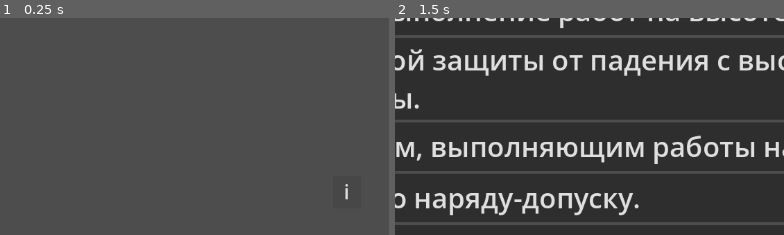
Above: before the commit, frames 1-2 (left to right).
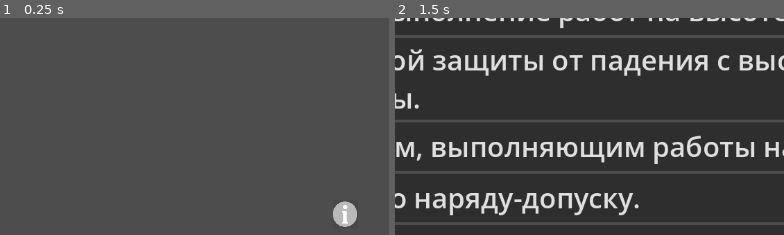
Above: after the commit, the same moments.

Repository: MV1312/labor_protection
Game: Godot game, scene res://scenes/main.tscn
The game is run twice, just before and just after one commit, with the same random seed, the same clock (stepped at 60 frames per second) and the same inputs.
Inputs:
- Up to frame 1 (0.25 s): no input
- Up to frame 2 (1.5 s): click "II гр." at 0.5 s; tap Enter at 1.25 s
The pictures show only the part of the screen within x 50-100%, y 48-98%; the shares and areas given below are measured in that part.

The runs differ from the first frame. In frame 1, 0.6% of the frame differs, in the area x 85-92%, y 76-97%; in frame 2, nothing differs.

Commit message:
Adding a background to the app info button

Diff:
--- a/scenes/main.tscn
+++ b/scenes/main.tscn
@@ -4,6 +4,7 @@
 [ext_resource type="Script" uid="uid://berxmgr0j1k4o" path="res://scripts/rich_text_label_2.gd" id="1_o5qli"]
 [ext_resource type="Script" uid="uid://eotr7xmfbr35" path="res://scenes/main.gd" id="1_sugp2"]
 [ext_resource type="Script" uid="uid://bq761iqbgxs6r" path="res://scenes/info.gd" id="4_jyhfs"]
+[ext_resource type="Texture2D" uid="uid://bbnsan6cf8h88" path="res://image /Info-Button.png" id="4_tbgi4"]
 
 [sub_resource type="StyleBoxFlat" id="StyleBoxFlat_0wfyh"]
 bg_color = Color(0.38109186, 0.38109186, 0.38109186, 1)
@@ -153,17 +154,18 @@
 anchors_preset = -1
 anchor_left = 0.93000007
 anchor_top = 0.887
-anchor_right = 0.96500003
-anchor_bottom = 0.924
+anchor_right = 0.96000004
+anchor_bottom = 0.96700007
 offset_left = -0.36010742
-offset_top = -23.776001
-offset_right = 0.3199463
-offset_bottom = -0.75201416
+offset_top = 11.223999
+offset_right = 477.07996
+offset_bottom = 522.07587
+scale = Vector2(0.07034562, 0.07290954)
 theme_override_font_sizes/font_size = 29
 theme_override_styles/normal = SubResource("StyleBoxFlat_tbgi4")
 text = "i"
+icon = ExtResource("4_tbgi4")
 script = ExtResource("4_jyhfs")
-metadata/_edit_lock_ = true
 
 [node name="InfoDialog" type="AcceptDialog" parent="." unique_id=735011659]
 oversampling_override = 1.0
--- a/scenes/questions_ 2.tscn
+++ b/scenes/questions_ 2.tscn
@@ -24,6 +24,7 @@
 offset_bottom = -0.22399902
 script = ExtResource("1_li1lj")
 metadata/_edit_lock_ = true
+metadata/_edit_vertical_guides_ = [0.0, 0.0]
 
 [node name="ScrollContainer" type="ScrollContainer" parent="." unique_id=1077808367]
 layout_mode = 1
Not shown, added: image /2249.png.import
Binary file added: image /Info-Button.png
Not shown, added: image /Info-Button.png.import
Not shown, added: .nomedia
